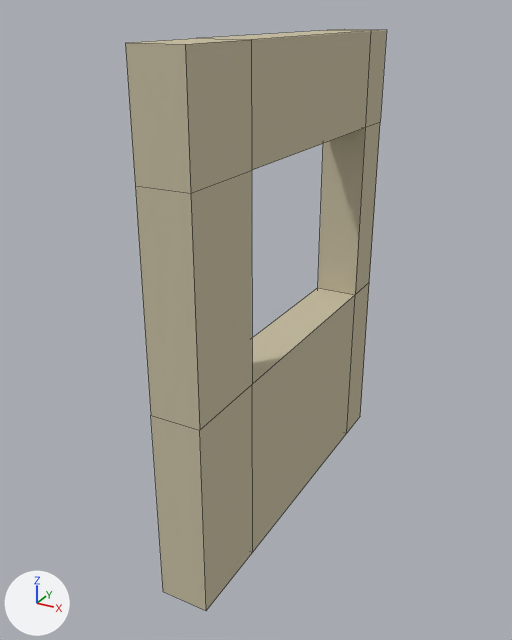
Before and after pictures for a commit that changed the Blender file 07/Assets/Meshes/LOD_A/LODA_SM_Wall_Window_Offset_2x2.5x0.25.blend.
Rendered twice from a 50 mm camera at (1.68, -2.1, 2.6) aimed at (0.04, 0.89, 1.11). The lights are fixed; the arrows at lower left show +X, +Y and +Z. Mesh edges are drawn as thin lines. The same objects are shown in both versions, whatever each file hides.

Objects in the first picture: 'SM_Wall_Window_Offset_2x2.5x0.25'.
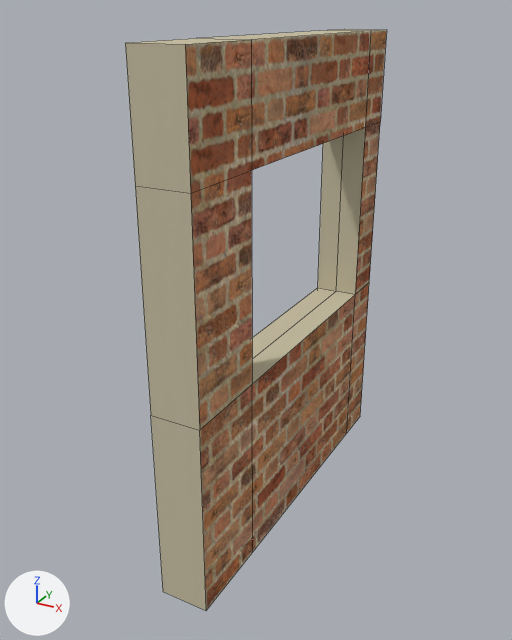
The newer file is also turned or shifted as a whole; pictures and numbers use the older file's frame.

What differs and where, as boxes (x1, y1, x2, y2) in the pictures (512 x 640 px):
```json
{"part": 1, "of": "me_wall_window_offset2x2_5x_25", "change": "built on", "before": [252, 128, 365, 384], "after": [252, 128, 365, 384]}
{"part": 2, "of": "me_wall_window_offset2x2_5x_25", "change": "recoloured", "before": [185, 30, 387, 611], "after": [185, 30, 387, 611], "on screen": "yellow to brown"}
```

Edits to the scene script, one JSON object a line:
```json
{"op": "add", "block": "img_brickwork_texture_jpg", "code": ["img_brickwork_texture_jpg = load_image('brickwork-texture.jpg', '../../Textures/brickwork-texture.jpg', 512, 512, 'sRGB')"]}
{"op": "add", "block": "mat_brickwork", "code": ["mat_brickwork = diffuse_material('Brickwork')", "mat_brickwork.texture = img_brickwork_texture_jpg"]}
{"block": "me_wall_window_offset2x2_5x_25", "where": "# used by ob_sm_wall_window_offset_2x2_5x0_25; location = (0.005, 0.003, -0.007)"}
{"op": "remove", "block": "me_wall_window_offset2x2_5x_25", "code": "me_wall_window_offset2x2_5x_25.from_pydata(...)  # 32 vertices, 32 faces; spans x 0.0..0.25, y 0.0..2.0, z 0.0..2.5"}
{"op": "add", "block": "me_wall_window_offset2x2_5x_25", "code": "me_wall_window_offset2x2_5x_25.from_pydata(...)  # 36 vertices, 36 faces; spans x 0.0..0.25, y 0.0..2.0, z 0.0..2.5"}
{"block": "me_wall_window_offset2x2_5x_25", "change": "me_wall_window_offset2x2_5x_25 part 1"}
{"block": "me_wall_window_offset2x2_5x_25", "change": "4 faces are deleted"}
{"block": "me_wall_window_offset2x2_5x_25", "change": "4 vertices are added at (0.12, 1.75, 1.0), (0.12, 1.75, 2.0), (0.12, 0.45, 1.0), (0.12, 0.45, 2.0)"}
{"block": "me_wall_window_offset2x2_5x_25", "change": "8 new faces join them, mat_house_paint_lower (beige #c8bfa4)"}
{"block": "me_wall_window_offset2x2_5x_25", "change": "me_wall_window_offset2x2_5x_25 part 2: 8 faces spanning x 0.25, y 0.0..2.0, z 0.0..2.5 switch from mat_house_paint_lower (beige #c8bfa4) to mat_brickwork (picture img_brickwork_texture_jpg)"}
```
